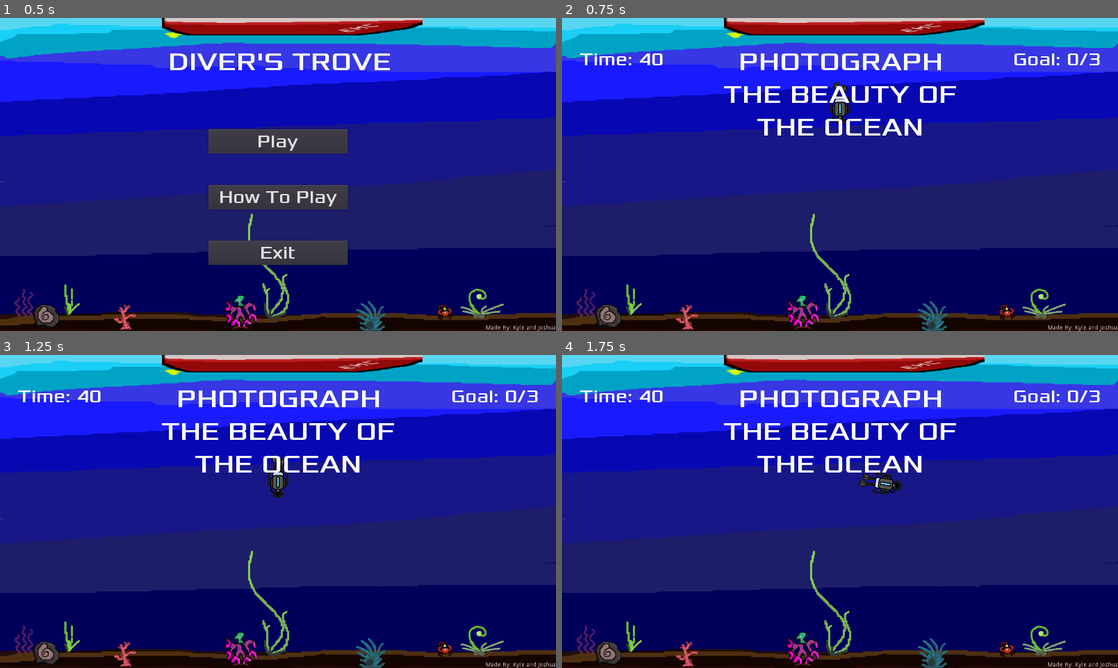
Above: before the commit, frames 1-4 (two rows, left to right).
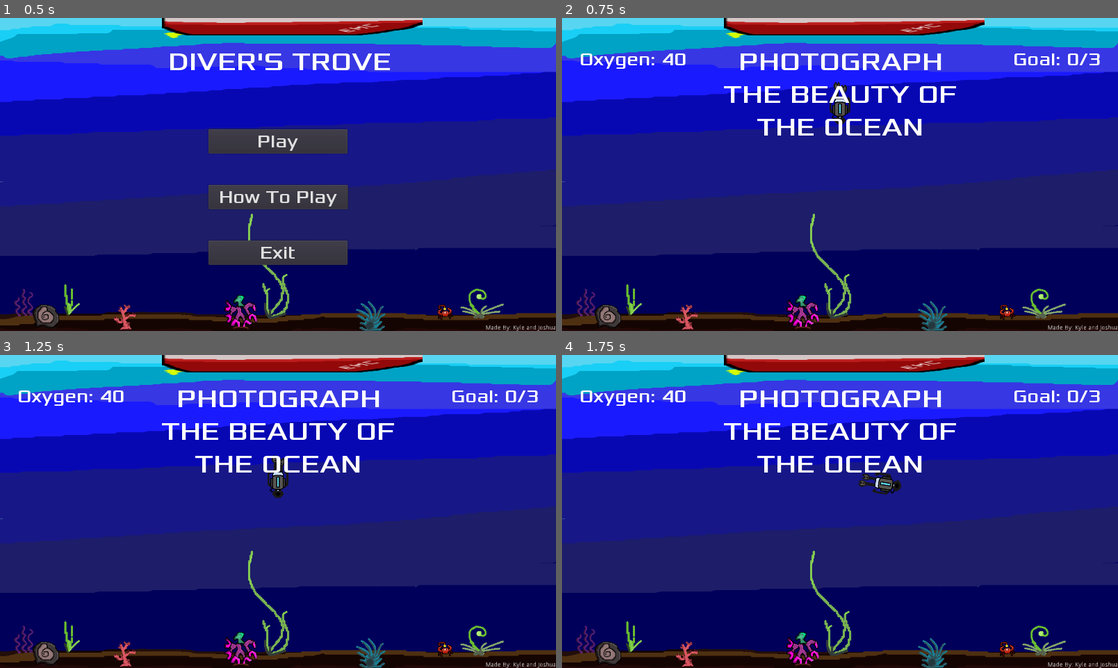
Above: after the commit, the same moments.

Repository: AlgionSan/GJ-Demo-2.0
Game: Godot game, scene res://scenes/Main.tscn
Same seed, same stepped clock (60 frames per second), same inputs: the game is played once before the commit and once after it.
Inputs (mouse positions are in pixels of both pictures, inside the frame that each line leads up to):
- Up to frame 1 (0.5 s): no input
- Up to frame 2 (0.75 s): click "Play" at 0.5 s
- Up to frame 3 (1.25 s): no input
- Up to frame 4 (1.75 s): move the mouse to (962, 495) at 1.27 s; tap E (interact) at 1.35 s

Frame 1 is identical in both runs. In frame 2, 0.4% of the frame differs, in the area x 3-23%, y 11-17%; in frame 3, 0.4%; in frame 4, 0.4%.

Commit message:
minor stuff
timer text change to oxygen

Diff:
--- a/scenes/HUD.tscn
+++ b/scenes/HUD.tscn
@@ -33,7 +33,7 @@
 margin_right = 640.0
 margin_bottom = 128.0
 custom_fonts/font = SubResource( 1 )
-text = "Timer: 0"
+text = "Oxygen: 0"
 valign = 1
 autowrap = true
 
--- a/scripts/HUD.gd
+++ b/scripts/HUD.gd
@@ -10,7 +10,7 @@
 	$GoalLabel.text = "Goal: " + str(cur_goal) + "/" + str(3)
 
 func update_time(time):
-	$TimeLabel.text = "Time: " + str(int(time))
+	$TimeLabel.text = "Oxygen: " + str(int(time))
 
 
 func show_message(text):
@@ -34,6 +34,7 @@
 	yield($MessageTimer, "timeout")
 	$MessageLabel.text = "Diver's Trove"
 	$MessageLabel.show()
+	$HowToPlayButton.show()
 	$StartButton.show()
 	$ExitButton.show()
 
